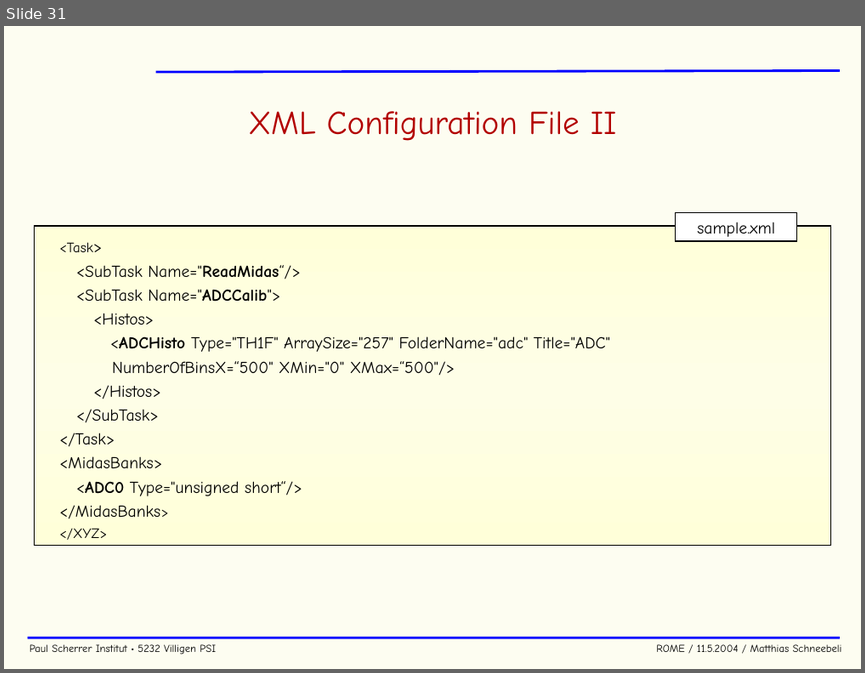
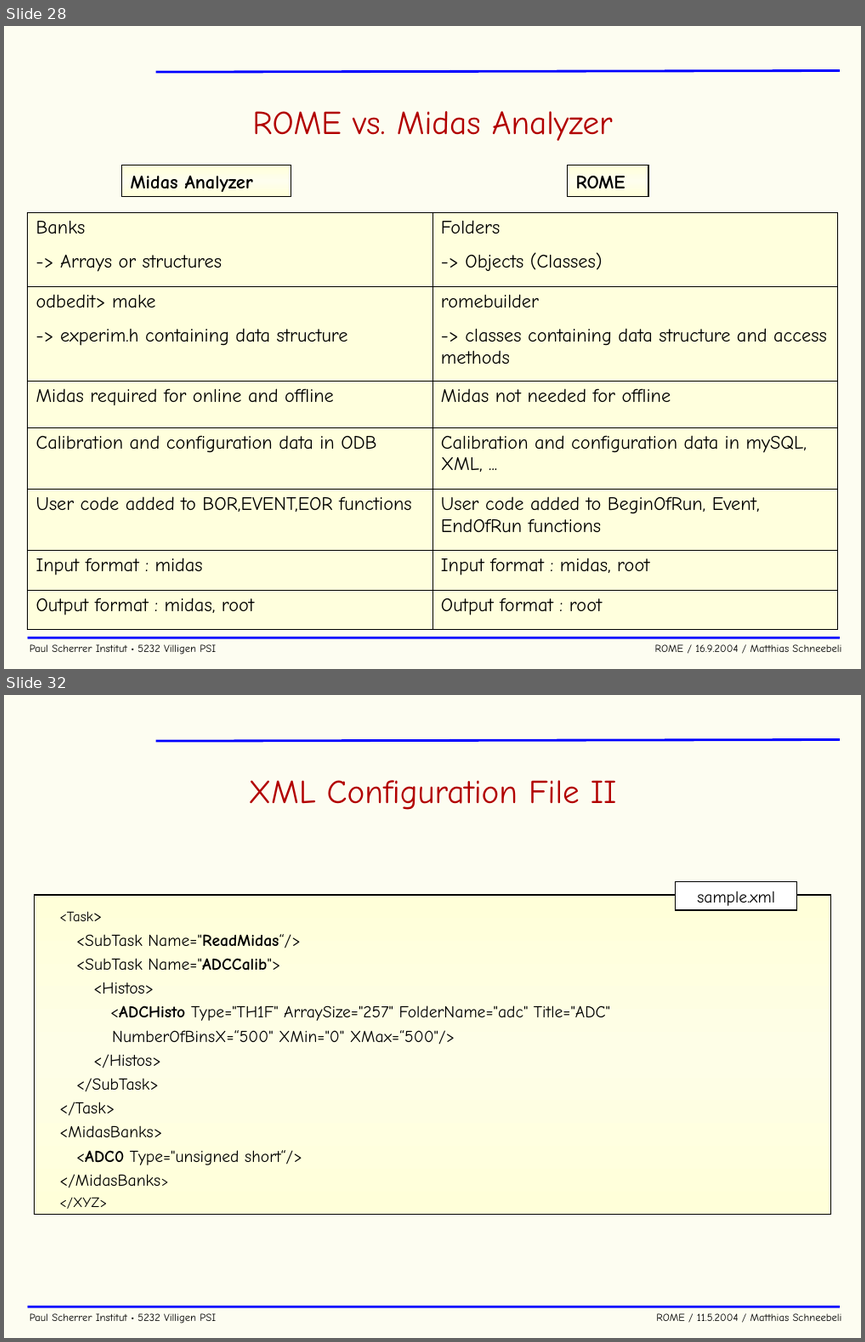
Before and after one commit to cjpl/rome, a slide deck: documentation/ROME.ppt. Shown one above the other, each under a label of ours: slide 31 before the commit, slides 28 and 32 after it; the slides between them are not shown. The pictures are 865x673 and 865x1342 pixels, drawn with LibreOffice and Linux fonts; fonts in the diff are those of the drawing; background and template pictures are left out. Boxes give left, top, right and bottom in pixels: in the first picture for what was removed or moved away, otherwise in the second. Text is boxed around its words. In the diff, an @@ line names an element or a change of style, - is before the commit and + after.

```diff
--- a/documentation/ROME.ppt
+++ b/documentation/ROME.ppt
@@ slide 28 added at [4, 26, 861, 669], background #FDFDF1; not listed: 2 template elements that a slide beside it also shows @@
@@ title added at [252, 111, 613, 141], 28 pt, text #B20000 @@
+ROME vs. Midas Analyzer
@@ rectangle added at [122, 165, 291, 197], fill gradient #FFFFD9 to #FEFEEE, outline #000000 0.99 pt, 16 pt, text #000000, bold @@
+Midas Analyzer
@@ rectangle added at [567, 165, 647, 197], fill gradient #FFFFD9 to #FEFEEE, outline #000000 0.99 pt, 16 pt, text #000000, bold @@
+ROME
@@ table added at [27, 213, 838, 630], 7 rows, 2 columns @@
+Banks / -> Arrays or structures | Folders / -> Objects (Classes)
+odbedit> make / -> experim.h containing data structure | romebuilder / -> classes containing data structure and access methods
+Midas required for online and offline | Midas not needed for offline
+Calibration and configuration data in ODB | Calibration and configuration data in mySQL, XML, ...
+User code added to BOR,EVENT,EOR functions | User code added to BeginOfRun, Event, EndOfRun functions
+Input format : midas | Input format : midas, root
+Output format : midas, root | Output format : root
@@ text added at [30, 644, 841, 654], 9 pt, text #000000 @@
+Paul Scherrer Institut • 5232 Villigen PSI ROME / 16.9.2004 / Matthias Schneebeli
@@ what was slide 31 is now slide 32 @@
```
Also in this commit, not shown: 37 slides changed.
